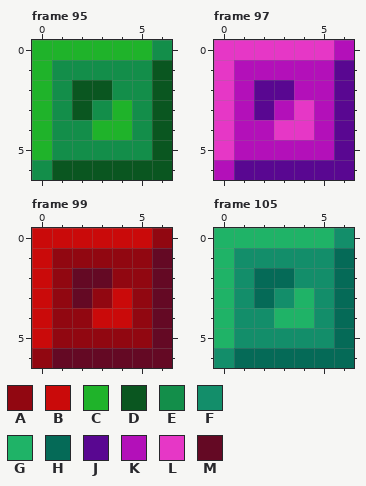
Pixel-art file: Succubus/Sprites/Blocks.aseprite. Above: the version before the commit.
7x7 pixels, 117 frames. Colours within 5 levels of each other are drawn and written as one. Shown: frame 95, frame 97, frame 99, frame 105. The commit also changed other frames, which this record leaves out.
Palette (. is transparent): A #910711  B #ca0a0a  C #1fb32a  D #0a5620  E #138e4a  F #138e6a  G #1fb367  H #056a57  J #590791  K #b310b9  L #e637c6  M #640924
Pixels before, frame 95, first column x 0:
0 CCCCCCE
1 CEEEEED
2 CEDDEED
3 CEDECED
4 CEECCED
5 CEEEEED
6 EDDDDDD
Pixels before, frame 97, first column x 0:
0 LLLLLLK
1 LKKKKKJ
2 LKJJKKJ
3 LKJKLKJ
4 LKKLLKJ
5 LKKKKKJ
6 KJJJJJJ
Pixels before, frame 99, first column x 0:
0 BBBBBBA
1 BAAAAAM
2 BAMMAAM
3 BAMABAM
4 BAABBAM
5 BAAAAAM
6 AMMMMMM
Pixels before, frame 105, first column x 0:
0 GGGGGGF
1 GFFFFFH
2 GFHHFFH
3 GFHFGFH
4 GFFGGFH
5 GFFFFFH
6 FHHHHHH
After:
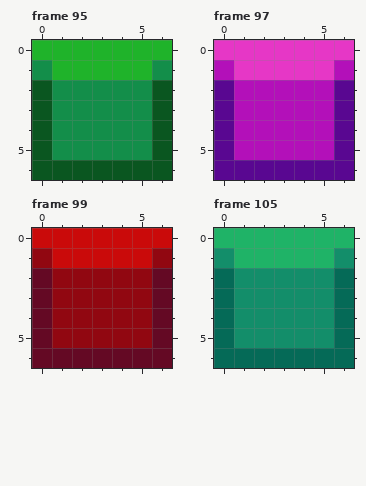
Changes in this commit:
Frame 95:
y 0: x 6 E -> C
y 1: x 0..6 CEEEEED -> ECCCCCE
y 2: x 0 C -> D; x 2..3 DD -> EE
y 3: x 0 C -> D; x 2 D -> E; x 4 C -> E
y 4: x 0 C -> D; x 3..4 CC -> EE
y 5: x 0 C -> D
y 6: x 0 E -> D
Frame 97:
y 0: x 6 K -> L
y 1: x 0..6 LKKKKKJ -> KLLLLLK
y 2: x 0 L -> J; x 2..3 JJ -> KK
y 3: x 0 L -> J; x 2 J -> K; x 4 L -> K
y 4: x 0 L -> J; x 3..4 LL -> KK
y 5: x 0 L -> J
y 6: x 0 K -> J
Frame 99:
y 0: x 6 A -> B
y 1: x 0..6 BAAAAAM -> ABBBBBA
y 2: x 0 B -> M; x 2..3 MM -> AA
y 3: x 0 B -> M; x 2 M -> A; x 4 B -> A
y 4: x 0 B -> M; x 3..4 BB -> AA
y 5: x 0 B -> M
y 6: x 0 A -> M
Frame 105:
y 0: x 6 F -> G
y 1: x 0..6 GFFFFFH -> FGGGGGF
y 2: x 0 G -> H; x 2..3 HH -> FF
y 3: x 0 G -> H; x 2 H -> F; x 4 G -> F
y 4: x 0 G -> H; x 3..4 GG -> FF
y 5: x 0 G -> H
y 6: x 0 F -> H
Pixel boxes of the changes (left, top, right, bottom) in both pictures:
changed: (32, 40, 172, 180)
changed: (214, 40, 354, 180)
changed: (32, 228, 172, 368)
changed: (214, 228, 354, 368)
